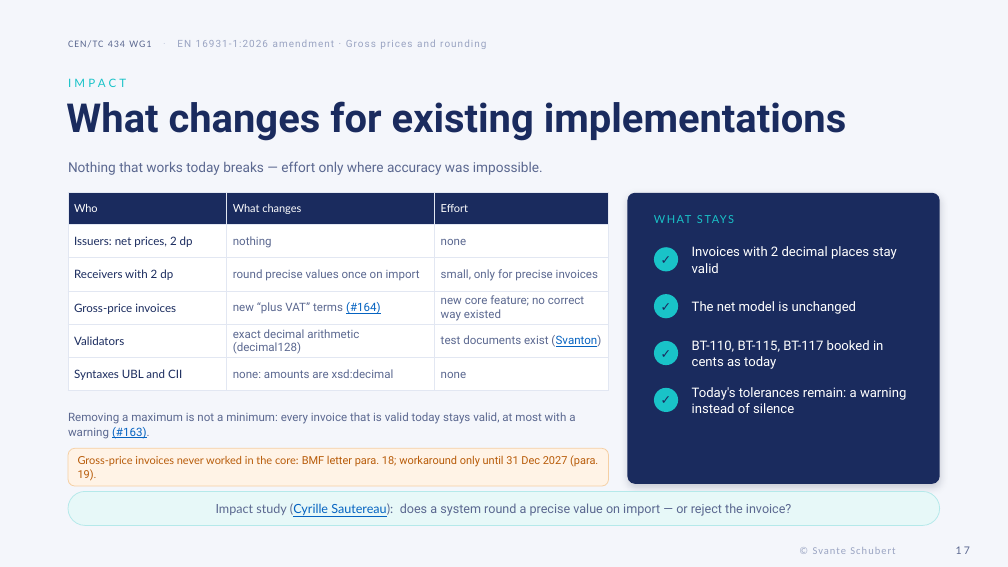
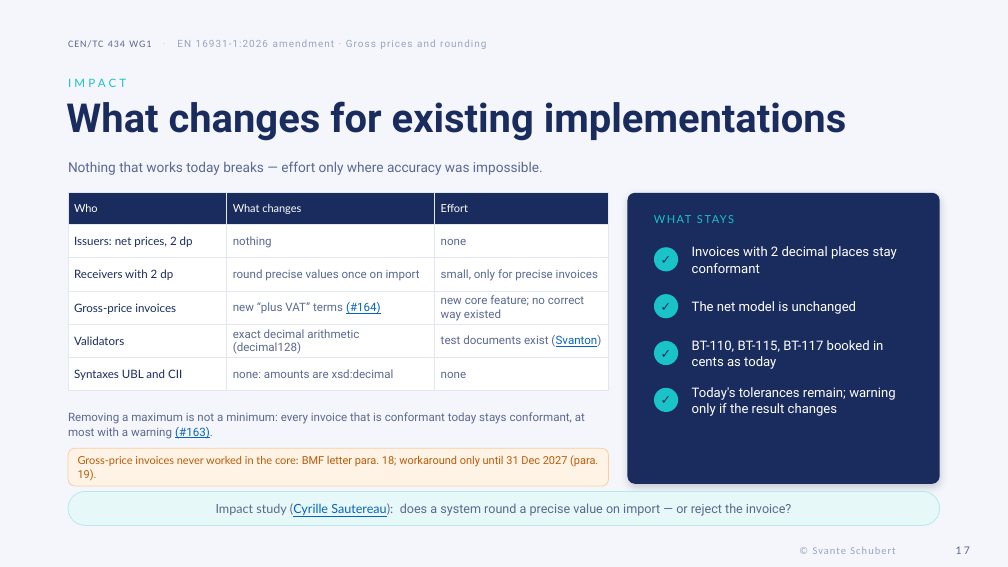
Before and after one commit to svanteschubert/testy, a slide deck: slide 17 of docs/CEN-TC434-WG1_2026_SvanteSchubert_Gross-Prices_EN.pptx. Drawn at 1008x567 pixels with LibreOffice and Linux fonts; fonts in the diff are those of the drawing. Boxes give left, top, right and bottom in pixels: in the first picture for what was removed or moved away, otherwise in the second. Text is boxed around its words. In the diff, an @@ line names an element or a change of style, - is before the commit and + after.

```diff
--- a/docs/CEN-TC434-WG1_2026_SvanteSchubert_Gross-Prices_EN.pptx
+++ b/docs/CEN-TC434-WG1_2026_SvanteSchubert_Gross-Prices_EN.pptx
@@ text at bbox=[692, 246, 897, 273]: text changed @@
-Invoices with 2 decimal places stay valid
+Invoices with 2 decimal places stay conformant
@@ text at bbox=[692, 387, 895, 416]: text changed @@
-Today's tolerances remain: a warning instead of silence
+Today's tolerances remain; warning only if the result changes
@@ text at bbox=[68, 412, 585, 439]: text changed @@
-Removing a maximum is not a minimum: every invoice that is valid today stays valid, at most with a warning (#163).
+Removing a maximum is not a minimum: every invoice that is conformant today stays conformant, at most with a warning (#163).
```
Also in this commit, not shown: 8 other slides changed, 1 slide added, 1 other file.
